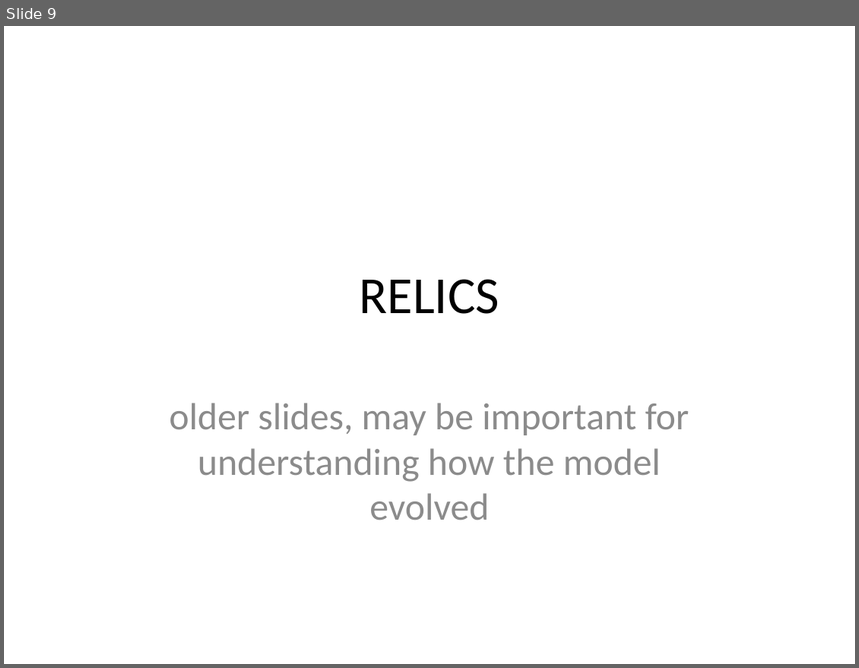
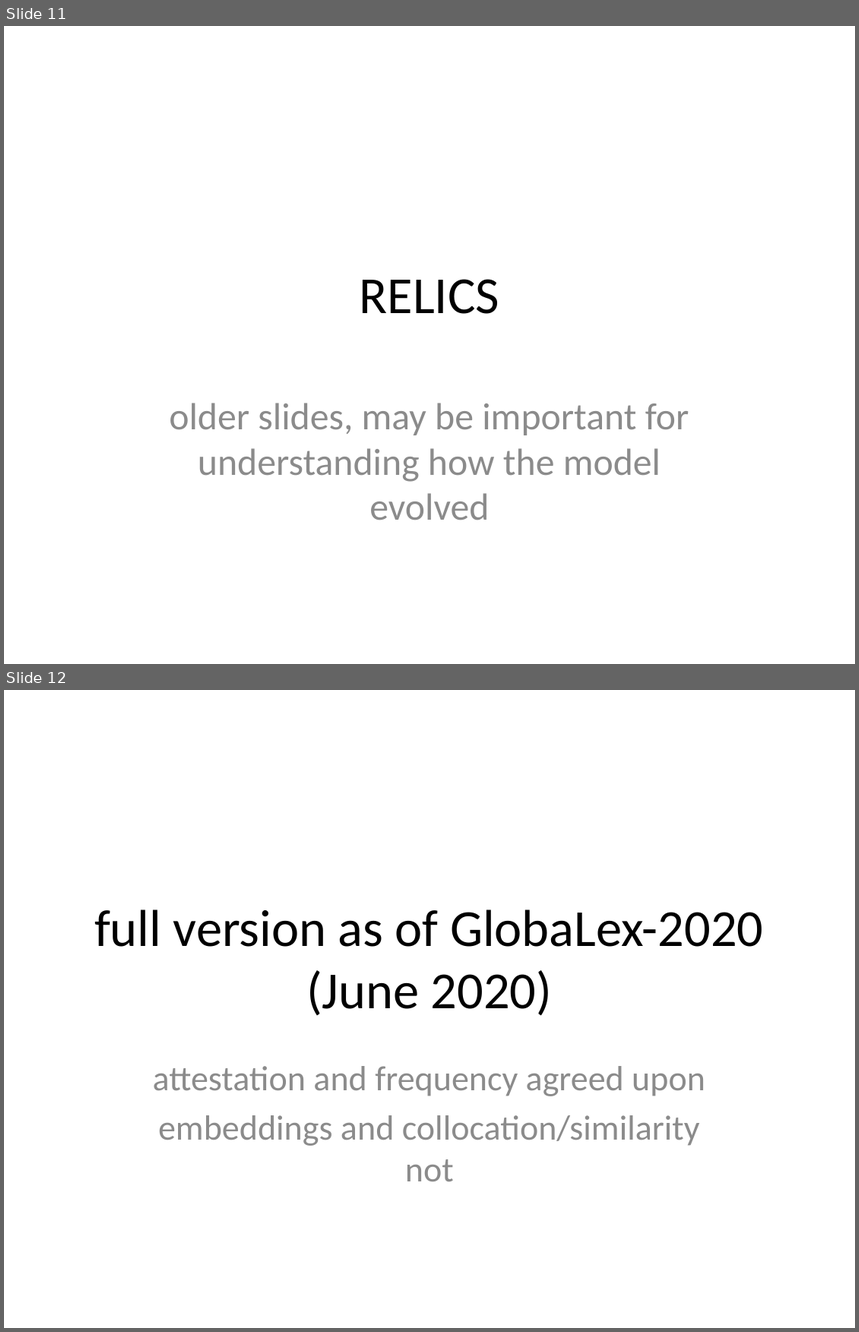
Before and after one commit to ontolex/frequency-attestation-corpus-information, a slide deck: img/source.pptx. Shown one above the other, each under a label of ours: slide 9 before the commit, slides 11 and 12 after it. The pictures are 859x668 and 859x1332 pixels, drawn with LibreOffice and Linux fonts; fonts in the diff are those of the drawing. Boxes give left, top, right and bottom in pixels: in the first picture for what was removed or moved away, otherwise in the second. Text is boxed around its words. In the diff, an @@ line names an element or a change of style, - is before the commit and + after.

```diff
--- a/img/source.pptx
+++ b/img/source.pptx
@@ slide 12 added at [4, 690, 855, 1328], background #FFFFFF @@
@@ title added at [94, 910, 764, 1016], 44 pt, text #000000 @@
+full version as of GlobaLex-2020
+(June 2020)
@@ subtitle added at [153, 1066, 705, 1182], 29.6 pt, text #8C8C8C @@
+attestation and frequency agreed upon
+embeddings and collocation/similarity not
@@ what was slide 9 is now slide 11 @@
```
Also in this commit, not shown: 3 other slides added, 3 other files.
